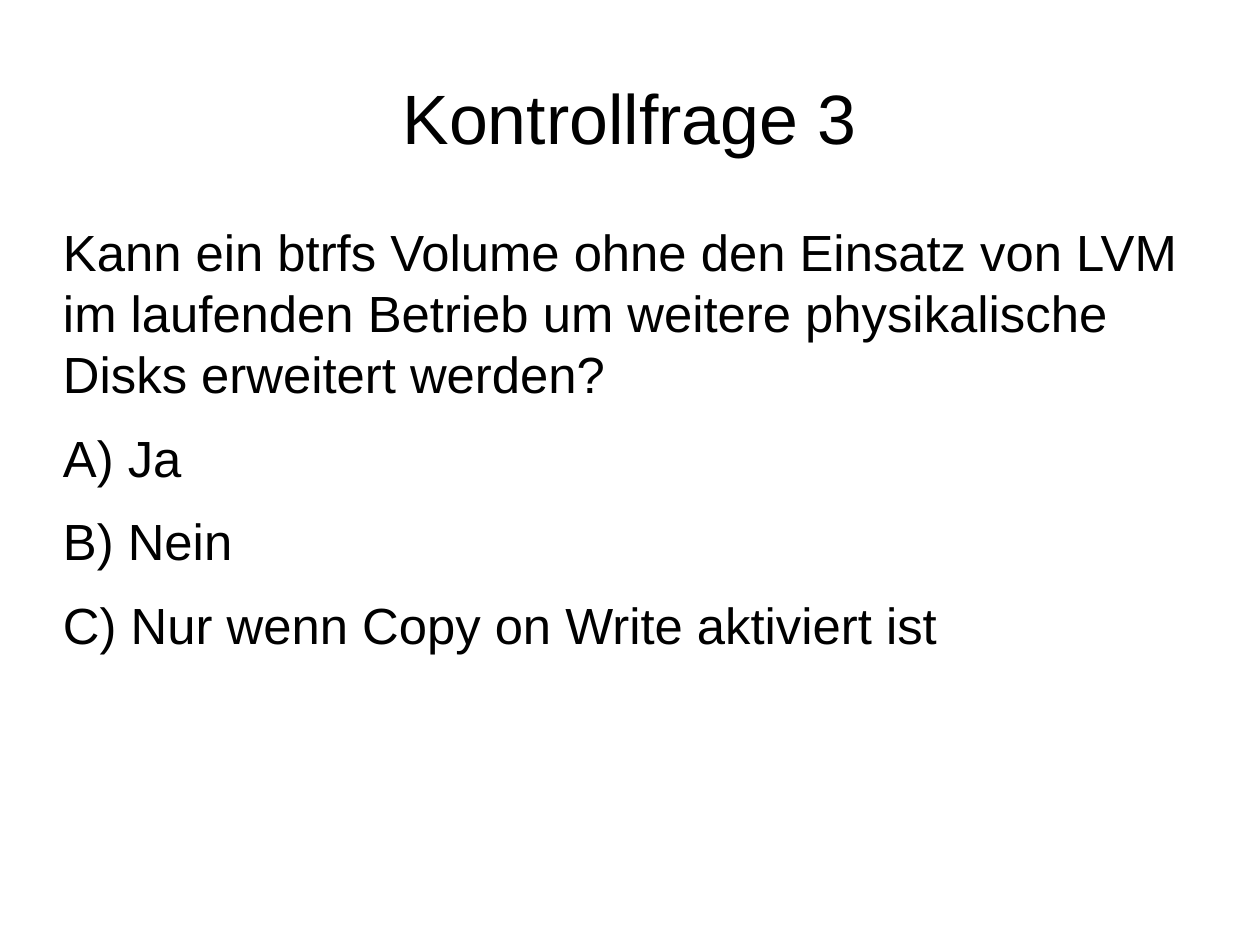
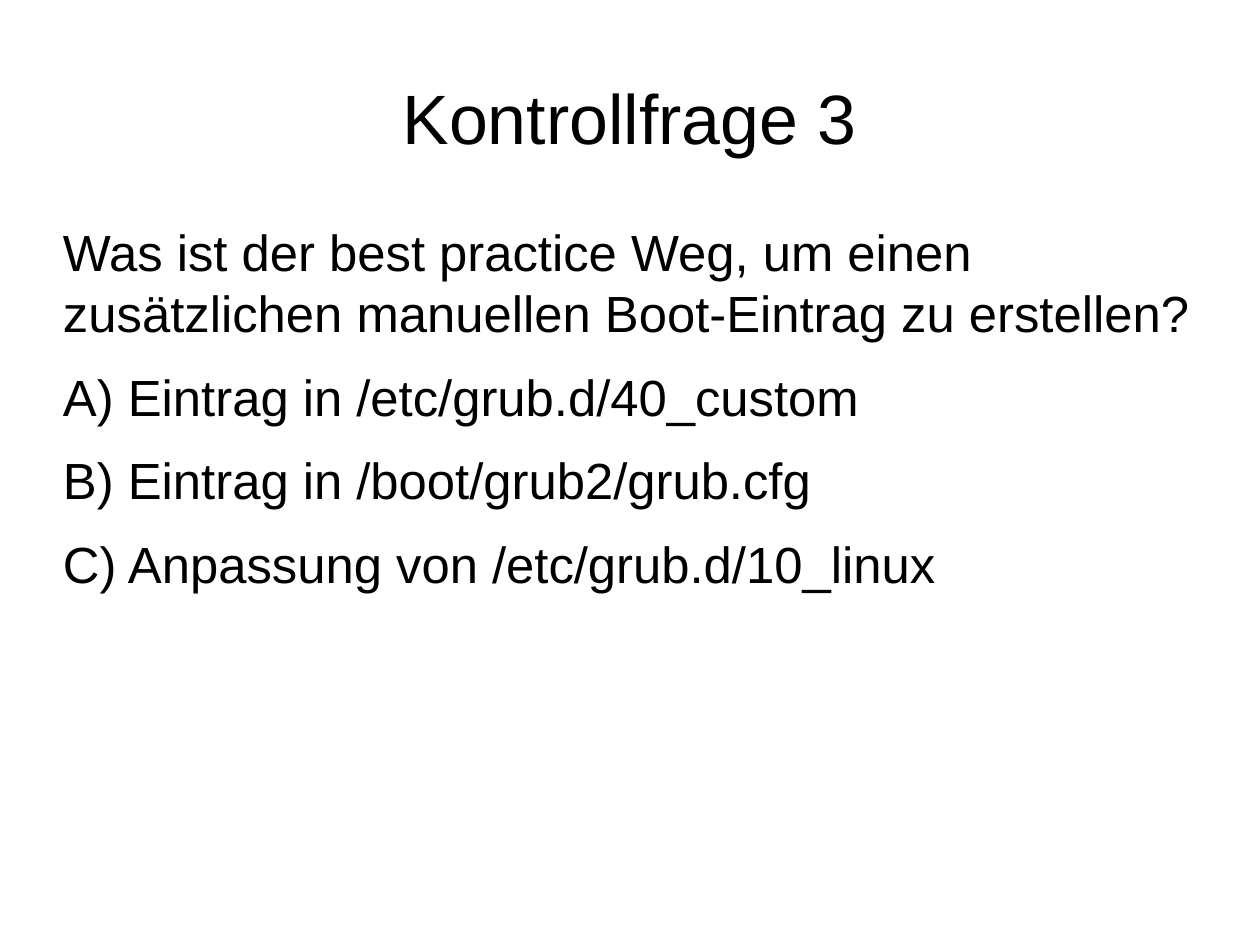
Before and after one commit to adfinis/adsy-trainings, a slide deck: slide 4 of SSA_SUSE-System-Administration/1004_grub2/modul_grub2_1004_04_check.odp. Drawn at 1260x945 pixels with LibreOffice and Linux fonts; fonts in the diff are those of the drawing. Boxes give left, top, right and bottom in pixels: in the first picture for what was removed or moved away, otherwise in the second. Text is boxed around its words. In the diff, an @@ line names an element or a change of style, - is before the commit and + after.

Commit message:
update module grub2

```diff
--- a/SSA_SUSE-System-Administration/1004_grub2/modul_grub2_1004_04_check.odp
+++ b/SSA_SUSE-System-Administration/1004_grub2/modul_grub2_1004_04_check.odp
@@ text at (63, 234, 1189, 593): text changed @@
-Kann ein btrfs Volume ohne den Einsatz von LVM im laufenden Betrieb um weitere physikalische Disks erweitert werden?
-A) Ja
-B) Nein
-C) Nur wenn Copy on Write aktiviert ist
+Was ist der best practice Weg, um einen zusätzlichen manuellen Boot-Eintrag zu erstellen?
+A) Eintrag in /etc/grub.d/40_custom
+B) Eintrag in /boot/grub2/grub.cfg
+C) Anpassung von /etc/grub.d/10_linux
```
Also in this commit, not shown: 4 other slides changed, 1 other file.
